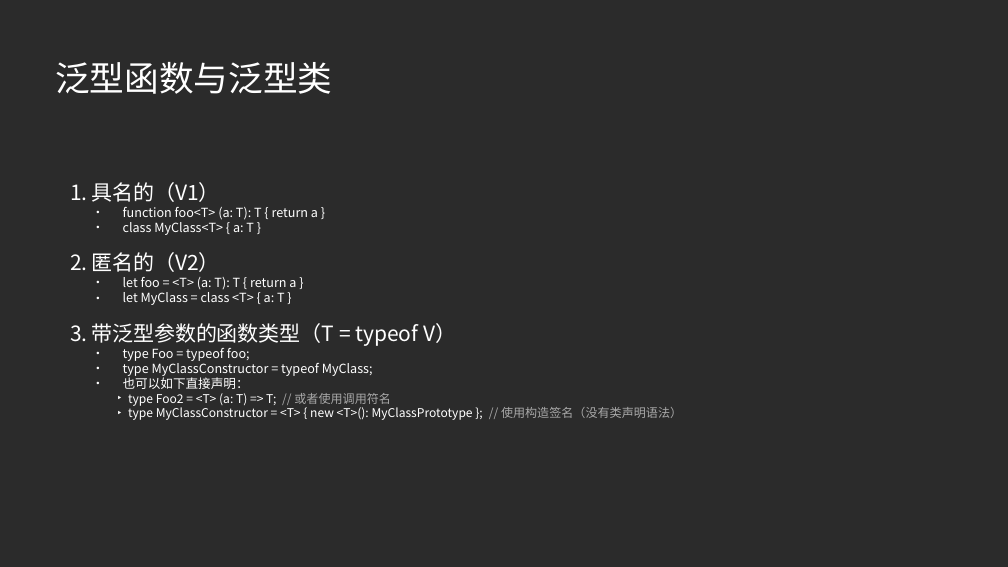
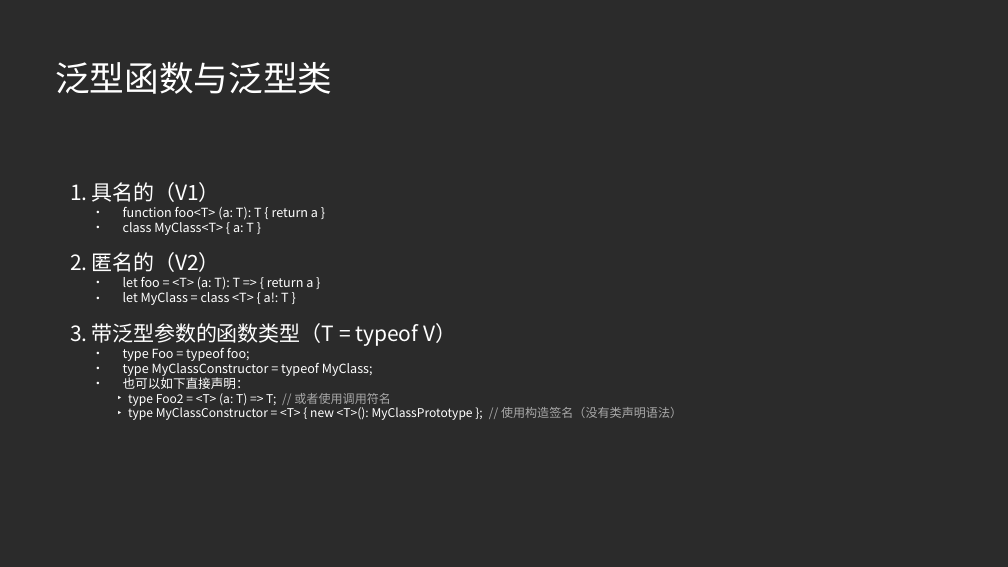
Before and after one commit to aimingoo/jike2, a slide deck: slide 5 of courses/pptx/31.pptx. Drawn at 1008x567 pixels with LibreOffice and Linux fonts; fonts in the diff are those of the drawing; background and template pictures are left out; a plain dark background stands for a picture behind light text. Boxes give left, top, right and bottom in pixels: in the first picture for what was removed or moved away, otherwise in the second. Text is boxed around its words. In the diff, an @@ line names an element or a change of style, - is before the commit and + after.

Commit message:
minor fix in courses/31.key with pptx and pdf

```diff
--- a/courses/pptx/31.pptx
+++ b/courses/pptx/31.pptx
@@ text at (x1=123, y1=277, x2=313, y2=305): text changed @@
-  • let foo = <T> (a: T): T { return a }
-  • let MyClass = class <T> { a: T }
+  • let foo = <T> (a: T): T => { return a }
+  • let MyClass = class <T> { a!: T }
```
Also in this commit, not shown: 2 other files.
